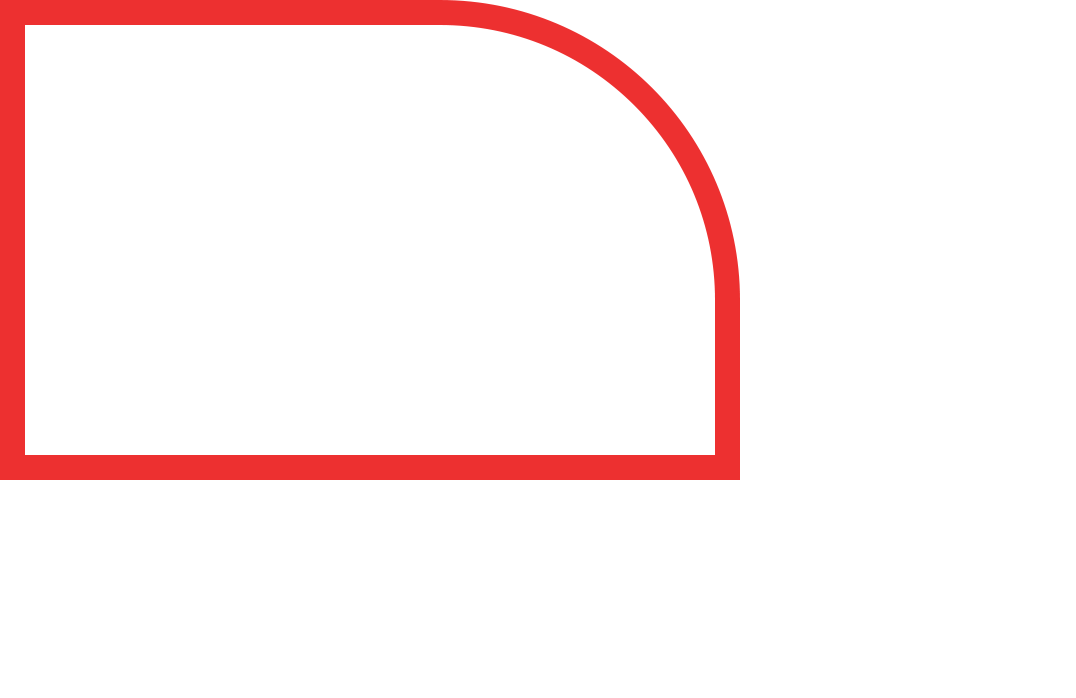
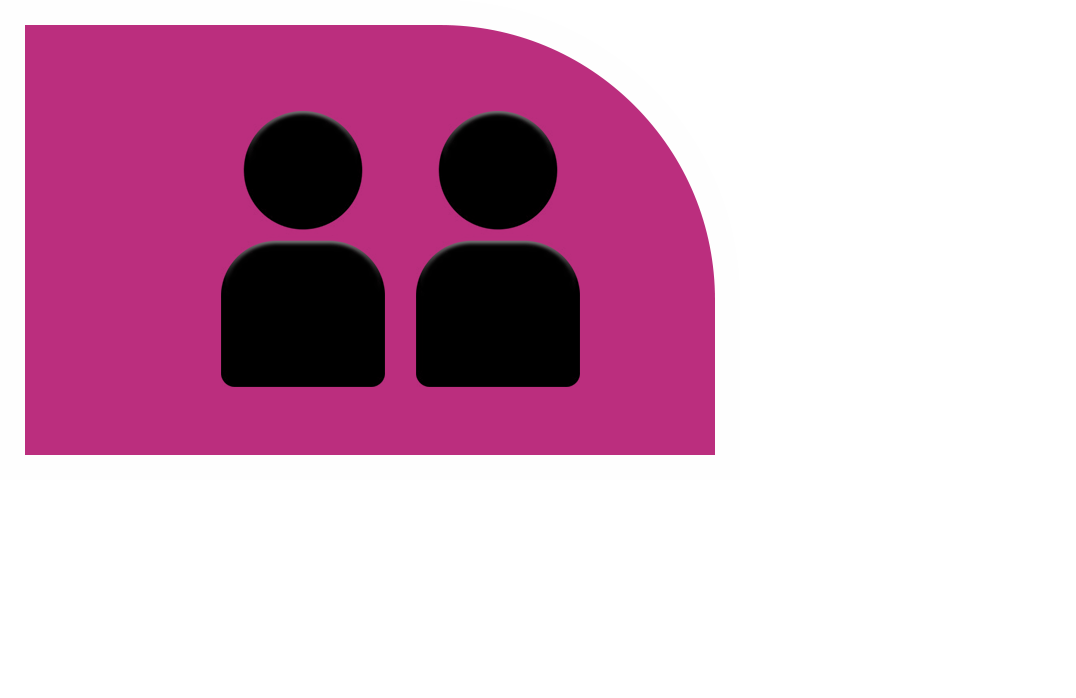
Layered file, before and after one edit (1076×698). Changes by layer:
added layer "シルエット のコピー 4" above "シルエット のコピー 2" over 416, 111, 580, 387
added layer "シルエット のコピー 2" above "長方形 7" over 221, 111, 385, 387
added layer "長方形 7" (1st of 2) above "みんなで遊ぶ" over 0, 0, 740, 480
hid "長方形 7 のコピー" over 0, 0, 740, 480
showed "長方形 7" (2nd of 2) over 0, 0, 740, 480
